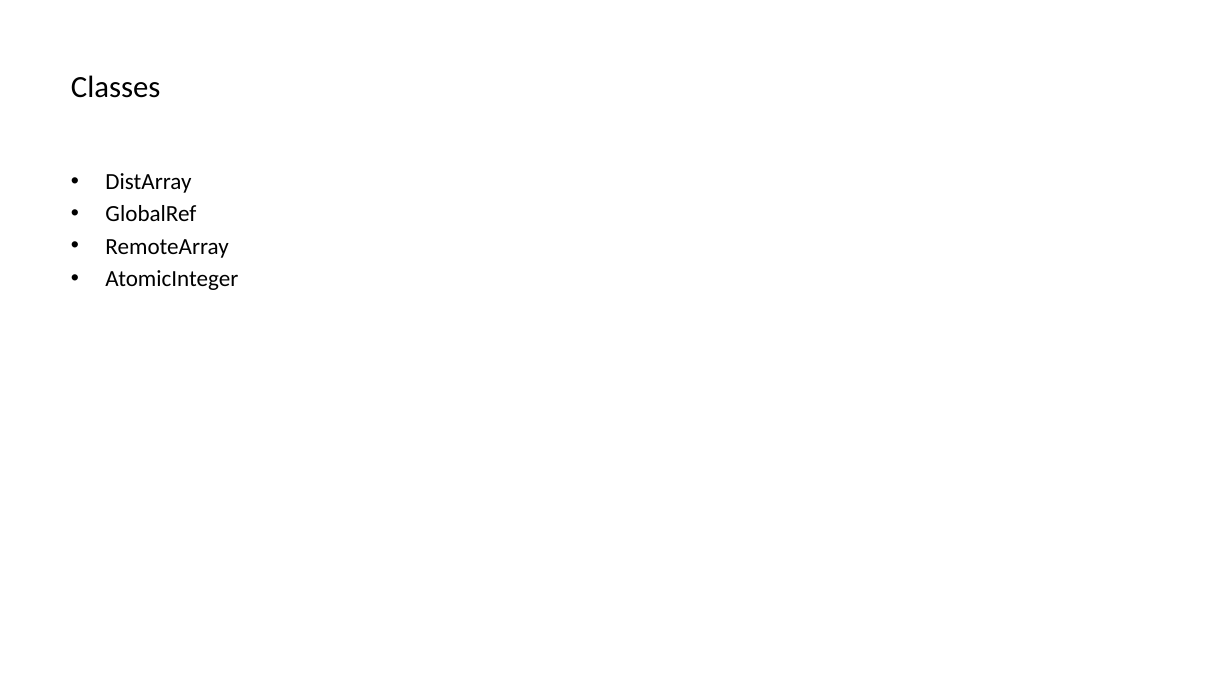
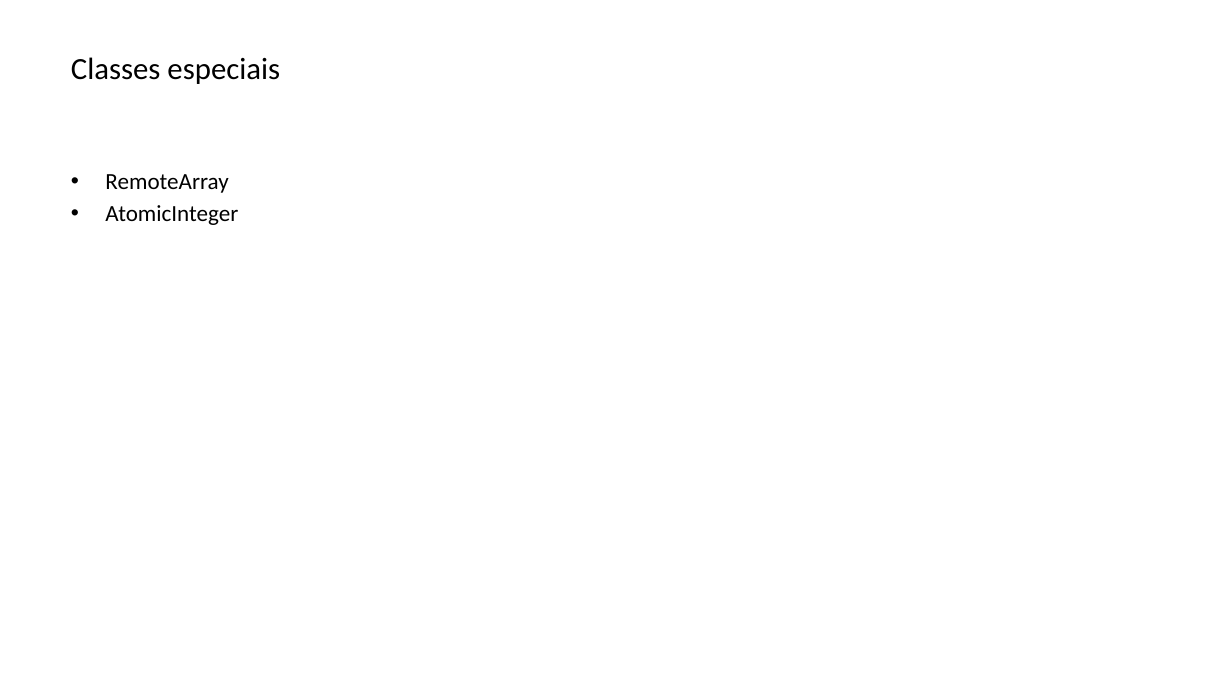
Before and after one commit to lquatrin/inf2591, a slide deck: slide 28 of x10.pptx (slide 23 before the commit). Drawn at 1232x693 pixels with LibreOffice and Linux fonts; fonts in the diff are those of the drawing. Boxes give left, top, right and bottom in pixels: in the first picture for what was removed or moved away, otherwise in the second. Text is boxed around its words. In the diff, an @@ line names an element or a change of style, - is before the commit and + after.

Commit message:
presentation

```diff
--- a/x10.pptx
+++ b/x10.pptx
@@ title at bbox=[71, 57, 280, 84]: text changed @@
-  Classes
+  Classes especiais
@@ text at bbox=[105, 173, 196, 221]: paragraphs removed @@
-• DistArray
-• GlobalRef
```
Also in this commit, not shown: 1 other slide changed, 5 slides added.
